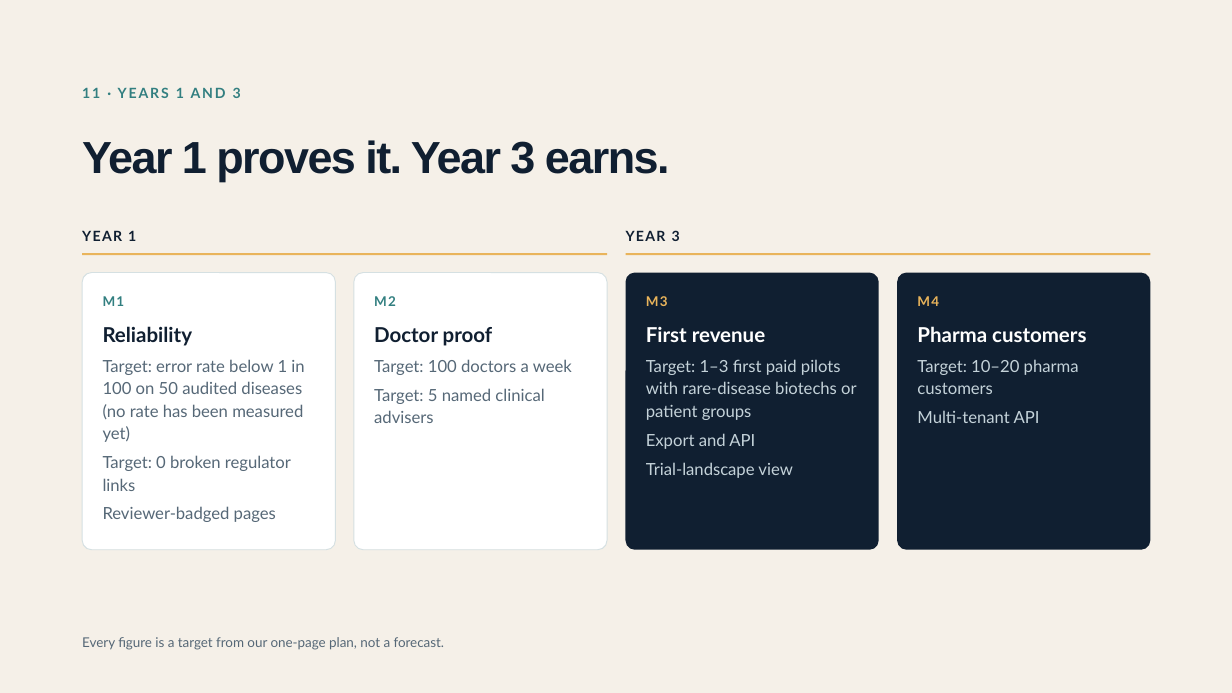
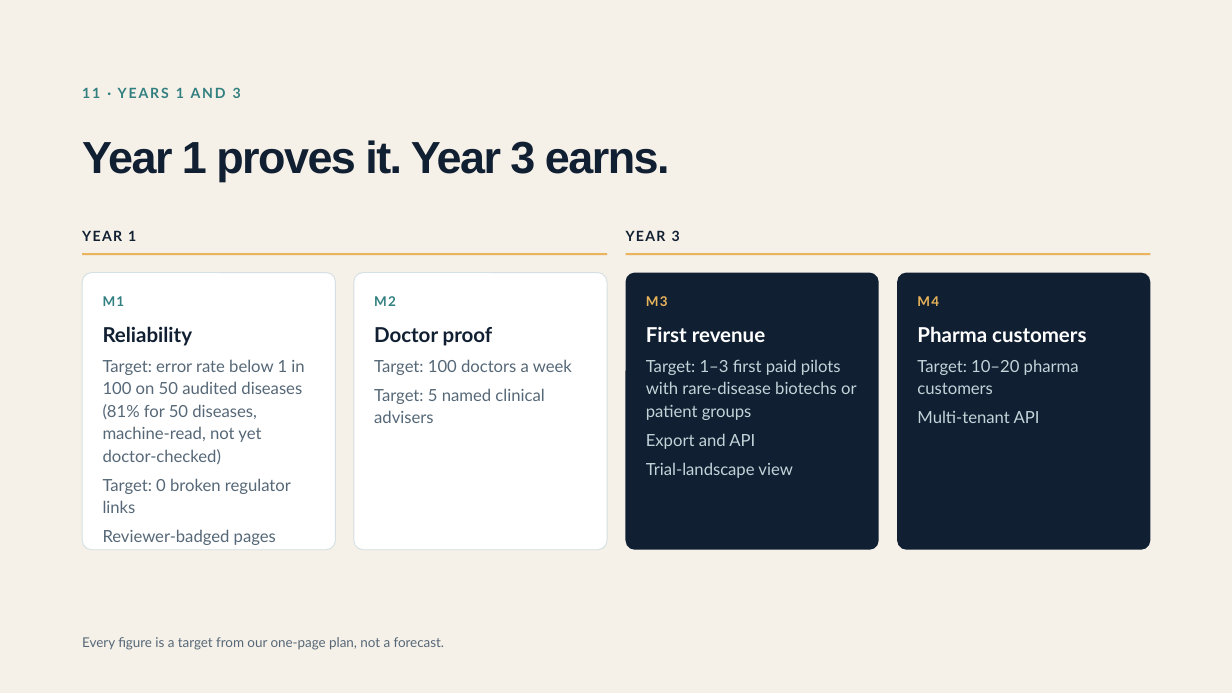
Before and after one commit to Moonlight-Clues/moonlight, a slide deck: slide 12 of docs/pitch/moonlight-deck-funders-19nov.pptx. Drawn at 1232x693 pixels with LibreOffice and Linux fonts; fonts in the diff are those of the drawing. Boxes give left, top, right and bottom in pixels: in the first picture for what was removed or moved away, otherwise in the second. Text is boxed around its words. In the diff, an @@ line names an element or a change of style, - is before the commit and + after.

```diff
--- a/docs/pitch/moonlight-deck-funders-19nov.pptx
+++ b/docs/pitch/moonlight-deck-funders-19nov.pptx
@@ text at bbox=[103, 359, 304, 464]: text changed @@
-Target: error rate below 1 in 100 on 50 audited diseases (no rate has been measured yet)
+Target: error rate below 1 in 100 on 50 audited diseases (81% for 50 diseases, machine-read, not yet doctor-checked)
```
Also in this commit, not shown: 8 other slides changed, 2 slides added, 1 slide removed, 1 other file.
